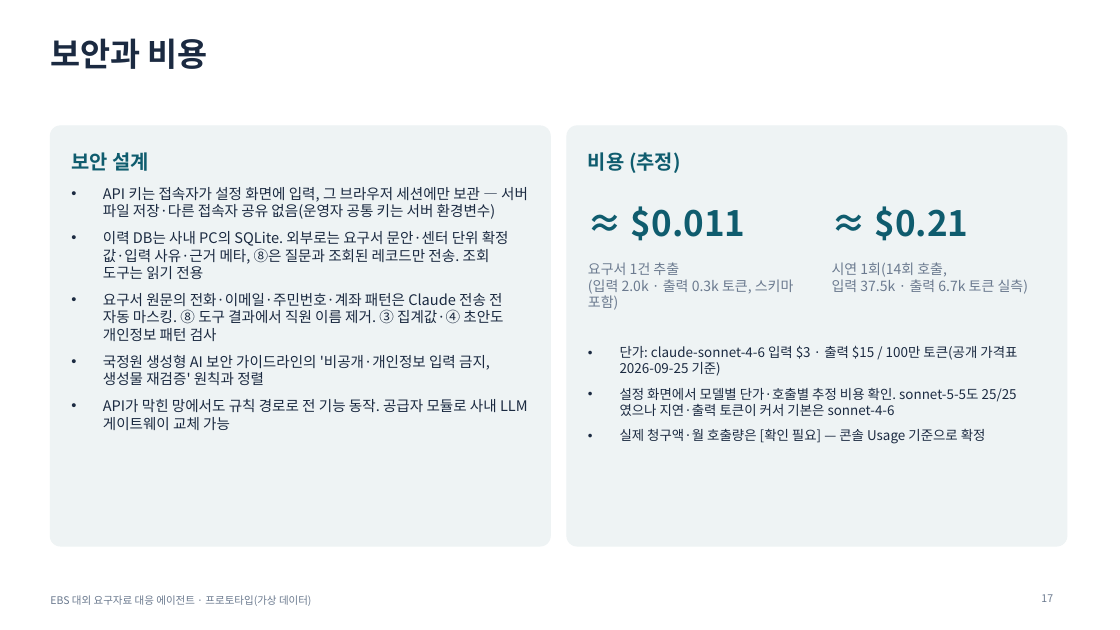
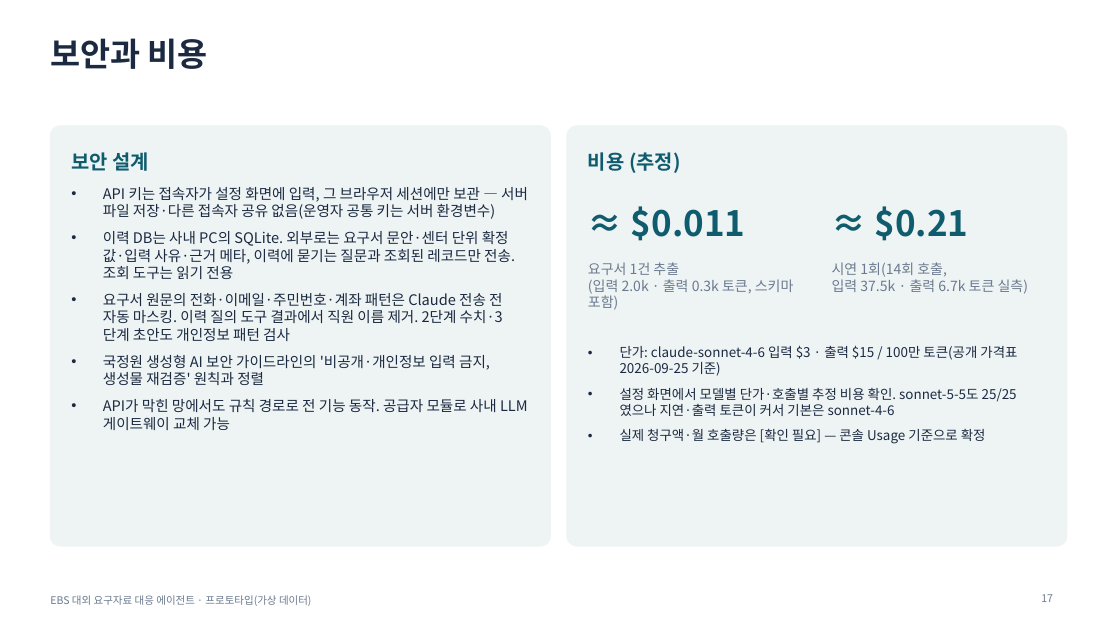
Before and after one commit to lts134/ebsjajucenter, a slide deck: slide 17 of app/docs/발표자료_EBS_요구자료대응에이전트.pptx. Drawn at 1120x630 pixels with LibreOffice and Linux fonts; fonts in the diff are those of the drawing. Boxes give left, top, right and bottom in pixels: in the first picture for what was removed or moved away, otherwise in the second. Text is boxed around its words. In the diff, an @@ line names an element or a change of style, - is before the commit and + after.

```diff
--- a/app/docs/발표자료_EBS_요구자료대응에이전트.pptx
+++ b/app/docs/발표자료_EBS_요구자료대응에이전트.pptx
@@ text at (x1=103, y1=231, x2=515, y2=341): text changed @@
-• 이력 DB는 사내 PC의 SQLite. 외부로는 요구서 문안·센터 단위 확정값·입력 사유·근거 메타, ⑧은 질문과 조회된 레코드만 전송. 조회 도구는 읽기 전용
-• 요구서 원문의 전화·이메일·주민번호·계좌 패턴은 Claude 전송 전 자동 마스킹. ⑧ 도구 결과에서 직원 이름 제거. ③ 집계값·④ 초안도 개인정보 패턴 검사
+• 이력 DB는 사내 PC의 SQLite. 외부로는 요구서 문안·센터 단위 확정값·입력 사유·근거 메타, 이력에 묻기는 질문과 조회된 레코드만 전송. 조회 도구는 읽기 전용
+• 요구서 원문의 전화·이메일·주민번호·계좌 패턴은 Claude 전송 전 자동 마스킹. 이력 질의 도구 결과에서 직원 이름 제거. 2단계 수치·3단계 초안도 개인정보 패턴 검사
```
Also in this commit, not shown: 12 other slides changed, 34 other files.
